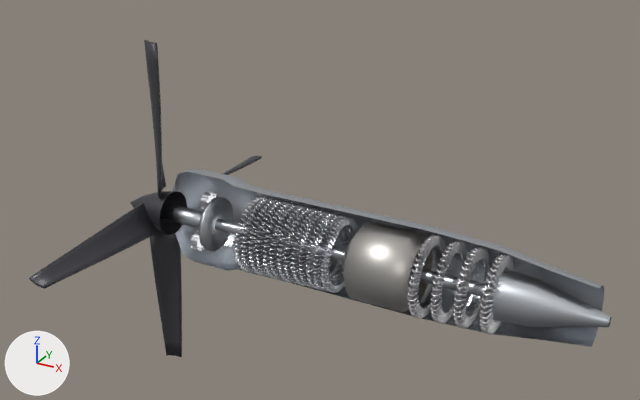
The glTF model app/static/models/jet_engine_turboprop.glb, before and after one commit.
The view is the same before and after, from a 50 mm lens placed at (4.76, -5.75, 3.32), pointed at (1.56, 0.08, 0.41). Arrows for +X, +Y and +Z are at lower left; the lights stay in place. The older version comes first. Vertices at exactly the same position are counted once.
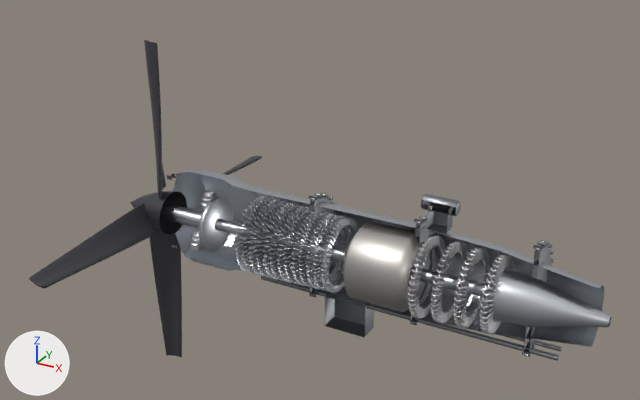
Commit message: models: deep accessory detail on all five engines (Blender)

Pixel boxes (x1, y1, x2, y2) of what changed, in the pictures (640 x 400 px):
'Engine_Detail', added
    after: (167, 173, 562, 361)
part 2 of me_tp_carrier, reshaped
    both: (199, 197, 233, 251)
part 3 of me_tp_planet_0, shading changed
    both: (200, 191, 217, 209)
part 4 of me_tp_planet_1, shading changed
    both: (190, 230, 204, 251)
part 6 of me_tp_gearbox, reshaped
    before: (173, 171, 220, 260)
    after: (172, 170, 220, 262)

The change, as a diff of the scene's bpy script:
```diff
--- a/app/static/models/jet_engine_turboprop.glb.py
+++ b/app/static/models/jet_engine_turboprop.glb.py
@@ me_tp_propshaft @@
 me_tp_propshaft.from_pydata(...)  # 82 vertices, 160 faces; spans x -0.05..0.56, y -0.075..0.075, z -0.075..0.075
+# me_tp_propshaft part 1: its shading normals changed
 me_tp_propshaft.materials.append(mat_m_metal)
@@ me_tp_carrier @@
-me_tp_carrier.from_pydata(...)  # 82 vertices, 160 faces; spans x 0.55..0.585, y -0.24..0.24, z -0.24..0.24
+me_tp_carrier.from_pydata(...)  # 242 vertices, 480 faces; spans x 0.55..0.585, y -0.24..0.24, z -0.24..0.24
+# me_tp_carrier part 2: 24 vertices removed from x 0.55..0.585, y -0.237..0.237, z -0.237..0.237; 184 vertices added at x 0.55..0.585, y -0.24..0.24, z -0.24..0.24
 me_tp_carrier.materials.append(mat_m_metal)
@@ me_tp_planet_0 @@
 me_tp_planet_0.from_pydata(...)  # 98 vertices, 192 faces; spans x 0.465..0.535, y -0.085..0.085, z 0.12..0.29
+# me_tp_planet_0 part 3: all faces are now shaded smooth (179 of 192 changed)
 me_tp_planet_0.materials.append(mat_m_steel)
@@ me_tp_planet_1 @@
 me_tp_planet_1.from_pydata(...)  # 98 vertices, 192 faces; spans x 0.465..0.535, y -0.262..-0.093, z -0.187..-0.018
+# me_tp_planet_1 part 4: all faces are now shaded smooth (184 of 192 changed)
 me_tp_planet_1.materials.append(mat_m_steel)
@@ me_tp_propeller @@
 me_tp_propeller.from_pydata(...)  # 432 vertices, 848 faces; spans x -0.11..0.08, y -1.55..1.55, z -1.55..1.55
+# me_tp_propeller part 5: its shading normals changed
 me_tp_propeller.materials.append(mat_m_prop)
@@ me_tp_gearbox @@
-me_tp_gearbox.from_pydata(...)  # 205 vertices, 320 faces; spans x 0.1..0.76, y 0.0..0.44, z -0.44..0.44
+me_tp_gearbox.from_pydata(...)  # 287 vertices, 480 faces; spans x 0.1..0.76, y 0.0..0.44, z -0.44..0.44
+# me_tp_gearbox part 6: 20 vertices removed from x 0.18, y 0.031..0.399, z -0.399..0.399; 102 vertices added at x 0.179..0.182, y 0.0..0.401, z -0.401..0.401
 me_tp_gearbox.materials.append(mat_m_metal)
@@ me_in_comprotor_0 @@
 me_in_comprotor_0.from_pydata(...)  # 5184 vertices, 10176 faces; spans x 0.979..1.023, y -0.339..0.339, z -0.339..0.339
+# me_in_comprotor_0 part 7: its shading normals changed
 me_in_comprotor_0.materials.append(mat_m_blade)
@@ me_in_comprotor_1 @@
 me_in_comprotor_1.from_pydata(...)  # 5184 vertices, 10176 faces; spans x 1.112..1.156, y -0.335..0.335, z -0.335..0.335
+# me_in_comprotor_1 part 8: its shading normals changed
 me_in_comprotor_1.materials.append(mat_m_blade)
@@ me_in_comprotor_2 @@
 me_in_comprotor_2.from_pydata(...)  # 5184 vertices, 10176 faces; spans x 1.245..1.289, y -0.331..0.331, z -0.331..0.331
+# me_in_comprotor_2 part 9: its shading normals changed
 me_in_comprotor_2.materials.append(mat_m_blade)
@@ me_in_comprotor_3 @@
 me_in_comprotor_3.from_pydata(...)  # 5184 vertices, 10176 faces; spans x 1.379..1.423, y -0.327..0.327, z -0.327..0.327
+# me_in_comprotor_3 part 10: its shading normals changed
 me_in_comprotor_3.materials.append(mat_m_blade)
@@ me_in_comprotor_4 @@
 me_in_comprotor_4.from_pydata(...)  # 5184 vertices, 10176 faces; spans x 1.512..1.556, y -0.323..0.323, z -0.323..0.323
+# me_in_comprotor_4 part 11: its shading normals changed
 me_in_comprotor_4.materials.append(mat_m_blade)
@@ me_in_comprotor_5 @@
 me_in_comprotor_5.from_pydata(...)  # 5184 vertices, 10176 faces; spans x 1.645..1.689, y -0.319..0.319, z -0.319..0.319
+# me_in_comprotor_5 part 12: its shading normals changed
 me_in_comprotor_5.materials.append(mat_m_blade)
@@ me_in_compstator_0 @@
 me_in_compstator_0.from_pydata(...)  # 5616 vertices, 11024 faces; spans x 1.046..1.087, y -0.337..0.337, z -0.337..0.337
+# me_in_compstator_0 part 13: its shading normals changed
 me_in_compstator_0.materials.append(mat_m_stator)
@@ me_in_compstator_1 @@
 me_in_compstator_1.from_pydata(...)  # 5616 vertices, 11024 faces; spans x 1.179..1.221, y -0.333..0.333, z -0.333..0.333
+# me_in_compstator_1 part 14: its shading normals changed
 me_in_compstator_1.materials.append(mat_m_stator)
@@ me_in_compstator_2 @@
 me_in_compstator_2.from_pydata(...)  # 5616 vertices, 11024 faces; spans x 1.313..1.354, y -0.329..0.329, z -0.329..0.329
+# me_in_compstator_2 part 15: its shading normals changed
 me_in_compstator_2.materials.append(mat_m_stator)
@@ me_in_compstator_3 @@
 me_in_compstator_3.from_pydata(...)  # 5616 vertices, 11024 faces; spans x 1.446..1.487, y -0.325..0.325, z -0.325..0.325
+# me_in_compstator_3 part 16: its shading normals changed
 me_in_compstator_3.materials.append(mat_m_stator)
@@ me_in_linerouter @@
 me_in_linerouter.from_pydata(...)  # 320 vertices, 480 faces; spans x 1.92..2.5, y -0.32..0.32, z -0.32..0.32
+# me_in_linerouter part 17: its shading normals changed
 me_in_linerouter.materials.append(mat_m_hot)
@@ me_in_powerturb_0 @@
 me_in_powerturb_0.from_pydata(...)  # 4320 vertices, 8480 faces; spans x 2.881..2.959, y -0.316..0.316, z -0.316..0.316
+# me_in_powerturb_0 part 18: its shading normals changed
 me_in_powerturb_0.materials.append(mat_m_tblade)
@@ me_in_powerturb_1 @@
 me_in_powerturb_1.from_pydata(...)  # 4320 vertices, 8480 faces; spans x 3.081..3.159, y -0.308..0.308, z -0.308..0.308
+# me_in_powerturb_1 part 19: its shading normals changed
 me_in_powerturb_1.materials.append(mat_m_tblade)
@@ ob_engine_detail @@
+ob_engine_detail = bpy.data.objects.new('Engine_Detail', me_engine_detail)  # 6524 vertices, 12644 faces; spans x 0.05..3.62, y 0.0..0.46, z -0.72..0.66; in mat_m_detail (grey #8e9095)
+ob_engine_detail.location = (0.0, 0.0, 0.0)
```
